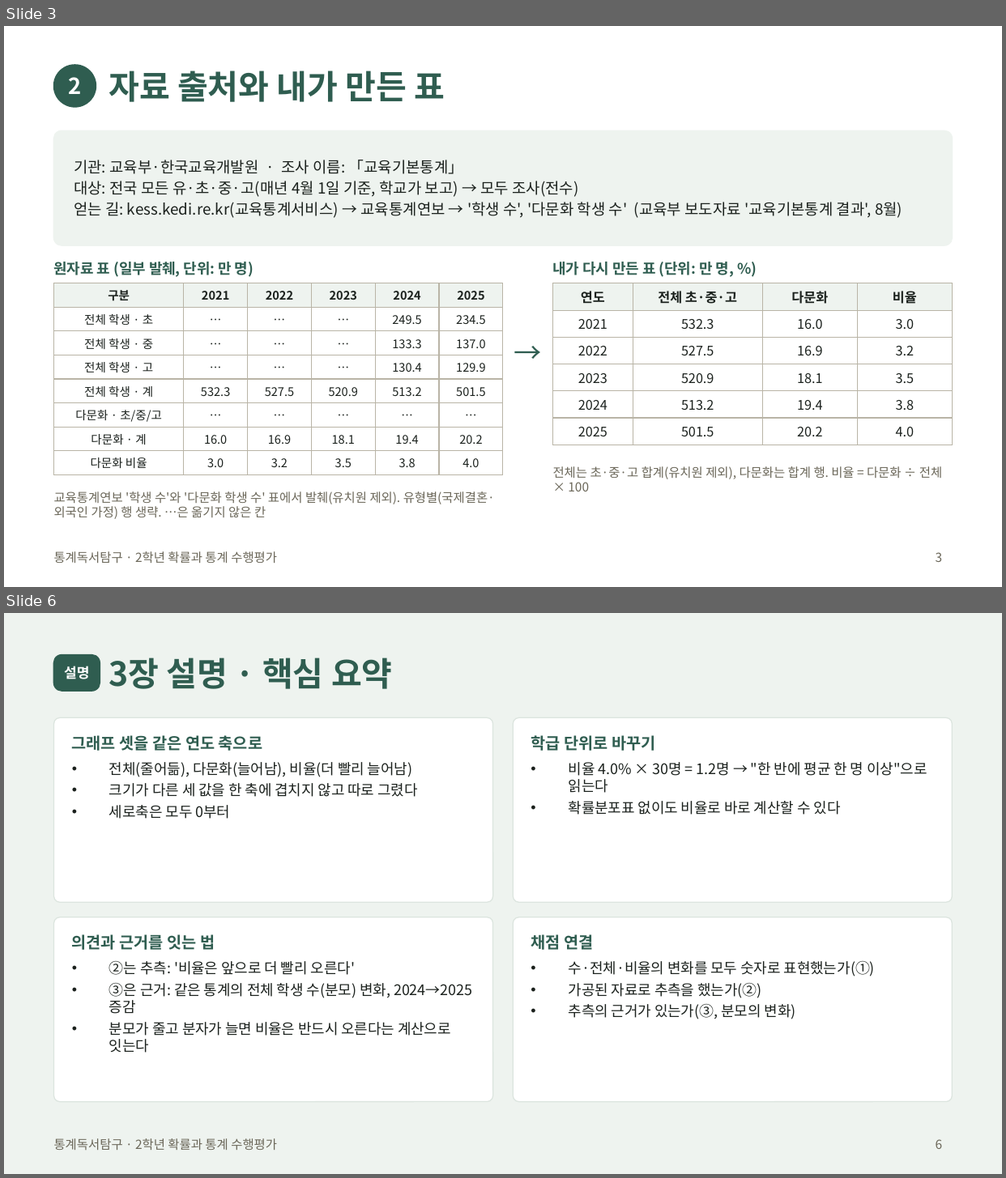
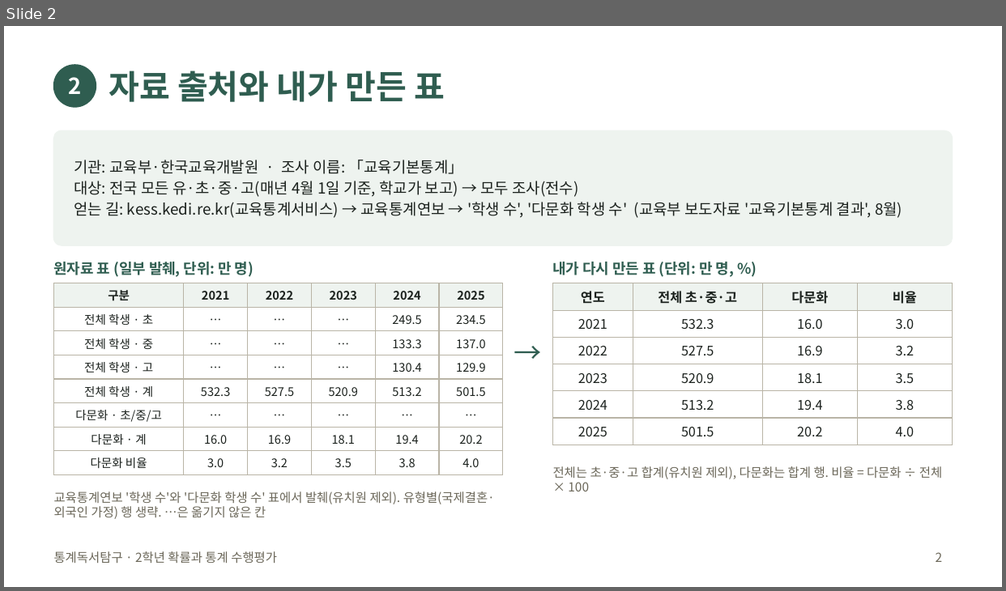
Before and after one commit to jaegeunsongsong/autobot, a slide deck: docs/2026-2학기-통계독서탐구-수행평가/발표예시-교육.pptx. Shown one above the other, each under a label of ours: slides 3 and 6 before the commit, slide 2 after it; the slides between them are not shown. The pictures are 1006x1178 and 1006x591 pixels, drawn with LibreOffice and Linux fonts; fonts in the diff are those of the drawing. Boxes give left, top, right and bottom in pixels: in the first picture for what was removed or moved away, otherwise in the second. Text is boxed around its words. In the diff, an @@ line names an element or a change of style, - is before the commit and + after.

```diff
--- a/docs/2026-2학기-통계독서탐구-수행평가/발표예시-교육.pptx
+++ b/docs/2026-2학기-통계독서탐구-수행평가/발표예시-교육.pptx
@@ slide 6 removed at <box>4,613,1002,1174</box>, background #EEF3EF; not listed: 1 template element that a slide beside it also shows @@
@@ rounded rectangle removed at <box>54,655,100,691</box> @@
@@ title removed at <box>108,658,393,689</box> @@
-3장 설명 · 핵심 요약
@@ text removed at <box>64,666,89,679</box> @@
-설명
@@ rounded rectangle removed at <box>54,717,493,902</box> @@
@@ rounded rectangle removed at <box>513,717,952,902</box> @@
@@ text removed at <box>72,735,262,751</box> @@
-그래프 셋을 같은 연도 축으로
@@ text removed at <box>530,735,655,751</box> @@
-학급 단위로 바꾸기
@@ text removed at <box>109,762,417,819</box> @@
-• 전체(줄어듦), 다문화(늘어남), 비율(더 빨리 늘어남)
-• 크기가 다른 세 값을 한 축에 겹치지 않고 따로 그렸다
-• 세로축은 모두 0부터
@@ text removed at <box>569,762,927,815</box> @@
-• 비율 4.0% × 30명 = 1.2명 → "한 반에 평균 한 명 이상"으로 읽는다
-• 확률분포표 없이도 비율로 바로 계산할 수 있다
@@ rounded rectangle removed at <box>54,918,493,1102</box> @@
@@ rounded rectangle removed at <box>513,918,952,1102</box> @@
@@ text removed at <box>72,935,215,950</box> @@
-의견과 근거를 잇는 법
@@ text removed at <box>530,935,593,950</box> @@
-채점 연결
@@ text removed at <box>109,961,472,1053</box> @@
-• ②는 추측: '비율은 앞으로 더 빨리 오른다'
-• ③은 근거: 같은 통계의 전체 학생 수(분모) 변화, 2024→2025 증감
-• 분모가 줄고 분자가 늘면 비율은 반드시 오른다는 계산으로 잇는다
@@ text removed at <box>569,961,875,1020</box> @@
-• 수·전체·비율의 변화를 모두 숫자로 표현했는가(①)
-• 가공된 자료로 추측을 했는가(②)
-• 추측의 근거가 있는가(③, 분모의 변화)
@@ page number removed at <box>936,1139,943,1149</box> @@
-6
@@ what was slide 3 is now slide 2 @@
@@ page number at <box>936,552,943,562</box>: text changed @@
-3
+2
```
Also in this commit, not shown: 2 slides changed, 3 other slides removed, 8 other files.
